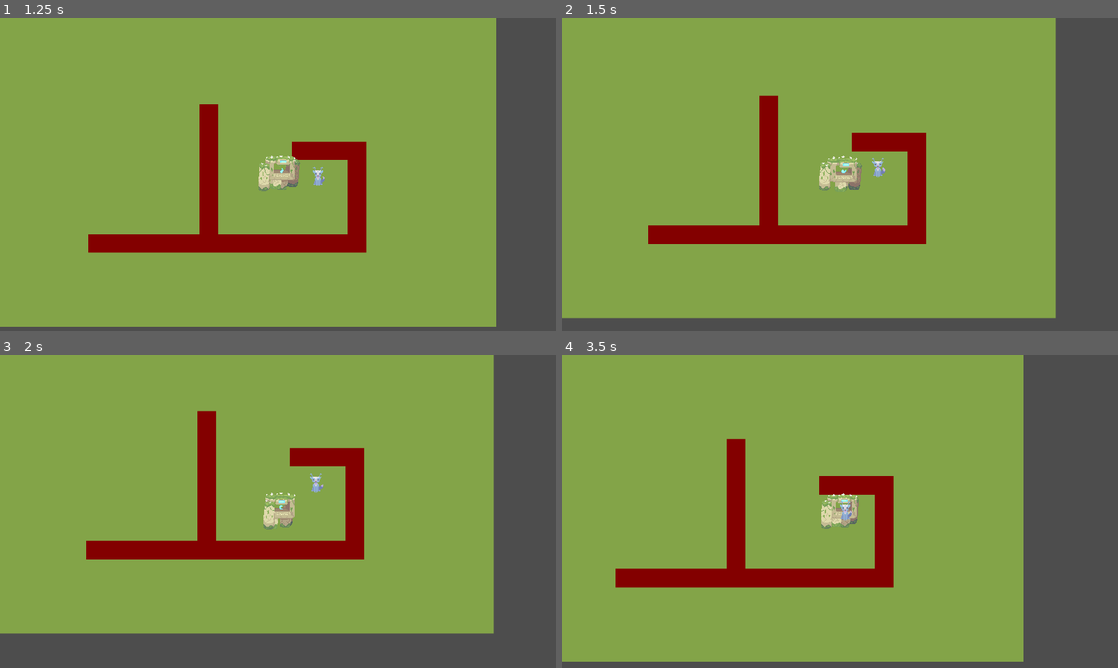
Above: before the commit, frames 1-4 (two rows, left to right).
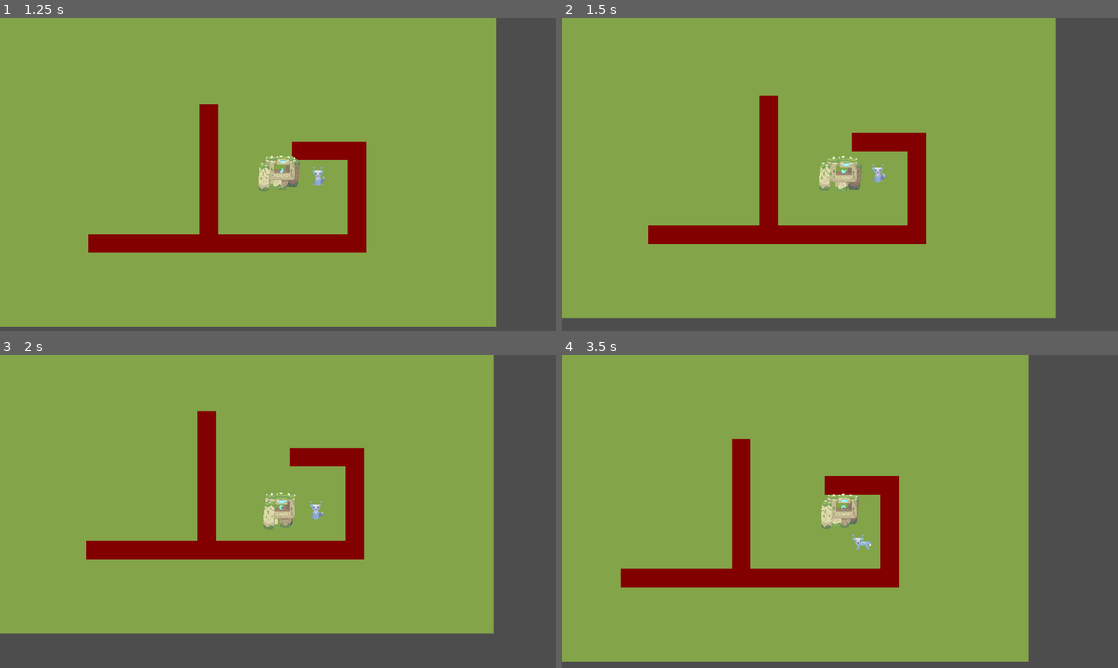
Above: after the commit, the same moments.

Repository: freddder/Pirate_Software_Jam_16
Game: Godot game, scene res://Scenes/map.tscn
Same seed, same stepped clock (60 frames per second), same inputs: the game is played once before the commit and once after it.
Inputs (mouse positions are in pixels of both pictures, inside the frame that each line leads up to):
- Up to frame 1 (1.25 s): tap Enter at 0.5 s; move the mouse to (400, 158) at 0.52 s; hold D (move_right) from 0.53 s (still down); hold Right mouse button (grab) from 0.53 s (still down)
- Up to frame 2 (1.5 s): move the mouse to (728, 190) at 1.27 s; release D (move_right) at 1.28 s; release Right mouse button (grab) at 1.28 s; hold S (move_down) from 1.28 s (still down); right-click (728, 190) at 1.35 s
- Up to frame 3 (2 s): keep holding S (move_down)
- Up to frame 4 (3.5 s): move the mouse to (895, 442) at 2.02 s; release S (move_down) at 2.03 s; hold D (move_right) 2.03-2.78 s; hold Space (laser) 2.03-2.78 s; right-click (895, 442) at 2.3 s; move the mouse to (812, 574) at 2.77 s; hold W (move_up) from 2.78 s (still down); click (812, 574) at 2.85 s; right-click (812, 574) at 3.05 s

Frame 1 is identical in both runs. In frame 2, 0.1% of the frame differs, in the area x 55-59%, y 44-53%; in frame 3, 0.1%; in frame 4, 2.7%, in the area x 9-84%, y 0-98%.

Commit message:
Grabbedingin

Diff:
--- a/Scripts/animal_idle.gd
+++ b/Scripts/animal_idle.gd
@@ -3,6 +3,7 @@
 
 @onready var animal : CharacterBody2D = $"../.."
 @onready var animated_sprite : AnimatedSprite2D = $"../../AnimatedSprite2D"
+@onready var collision : CollisionShape2D = $"../../CollisionShape2D"
 
 @export var min_idle_time : float = 1.0
 @export var max_idle_time : float = 3.0
@@ -10,6 +11,7 @@
 
 func enter():
 	#print("idle")
+	collision.set_deferred("disabled", false)
 	animal.velocity = Vector2.ZERO
 	timer = randf_range(min_idle_time, max_idle_time)
 	animated_sprite.play("f_idle")
--- a/Scripts/base_animal.gd
+++ b/Scripts/base_animal.gd
@@ -11,8 +11,9 @@
 	state_machine.on_state_change(state_machine.current_state, "Death")
 
 func grab():
-	state_machine.on_state_change(state_machine.current_state, "grabbed")
+	state_machine.on_state_change(state_machine.current_state, "Grabbed")
 
 func release():
 	print("I have been freed")
-	state_machine.on_state_change(state_machine.current_state, "AnimalIdle")
+	state_machine.on_state_change(state_machine.current_state, "Idle")
+	#print (state_machine.current_state)
--- a/Scripts/golem.gd
+++ b/Scripts/golem.gd
@@ -15,7 +15,11 @@
 var is_aiming_laser : bool = false
 
 @onready var slam_hitbox : Area2D = $Slam/PunchZone
+
 @onready var grab_hitbox : Area2D = $Grab/GrabZone
+var grabbed_body_relaive : Vector2
+var grabbed_body : CharacterBody2D
+var is_grabbed : bool = false
 
 func _ready():
 	animation.play("g_idle")
@@ -35,15 +39,11 @@
 	animation.flip_h = is_last_move_left
 	velocity = input_direction * walk_speed
 
-	var click_counter = 0
+	if !is_grabbed and Input.is_action_just_pressed("grab"):
+		grab_action()
 
-	if click_counter == 0 and Input.is_action_pressed("grab"):
-		grab_action()
-		click_counter = 1
-
-	if click_counter == 1 and Input.is_action_pressed("grab"):
+	elif is_grabbed and Input.is_action_just_pressed("grab"):
 		release_action()
-		click_counter = 0
 
 	if Input.is_action_pressed("slam"):
 		slam_attack()
@@ -69,6 +69,9 @@
 	laser_preview.visible = is_aiming_laser
 	laser_preview.rotate(delta * deg_to_rad(30))
 
+	if grabbed_body:
+		grabbed_body.global_position = self.global_position + grabbed_body_relaive
+
 func _physics_process(_delta):
 	get_input()
 	move_and_slide()
@@ -87,8 +90,13 @@
 	for body in grab_hitbox.get_overlapping_bodies():
 		if body.is_in_group("grabbed"):
 			body.grab()
+			grabbed_body = body
+			is_grabbed = true
+			grabbed_body_relaive = body.global_position - self.global_position
+			return
 
 func release_action():
-	for body in grab_hitbox.get_overlapping_bodies():
-		if body.is_in_group("grabbed"):
-			body.release()
+	if grabbed_body and grabbed_body.is_in_group("grabbed"):
+		grabbed_body.release()
+		is_grabbed = false
+		grabbed_body = null
